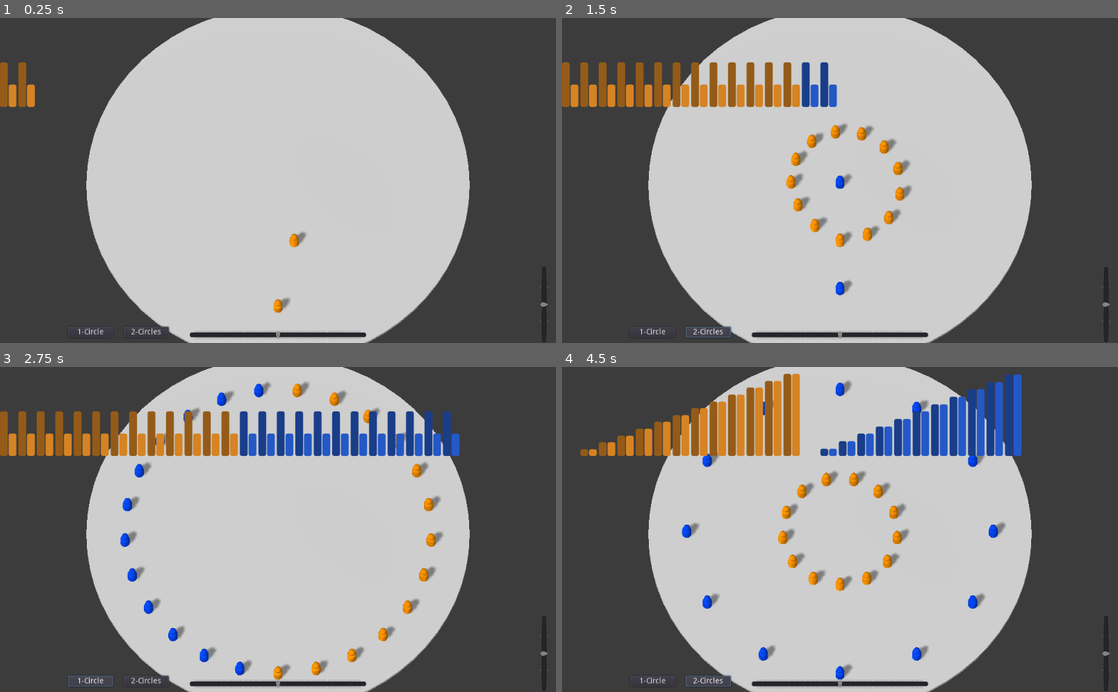
Above: before the commit, frames 1-4 (two rows, left to right).
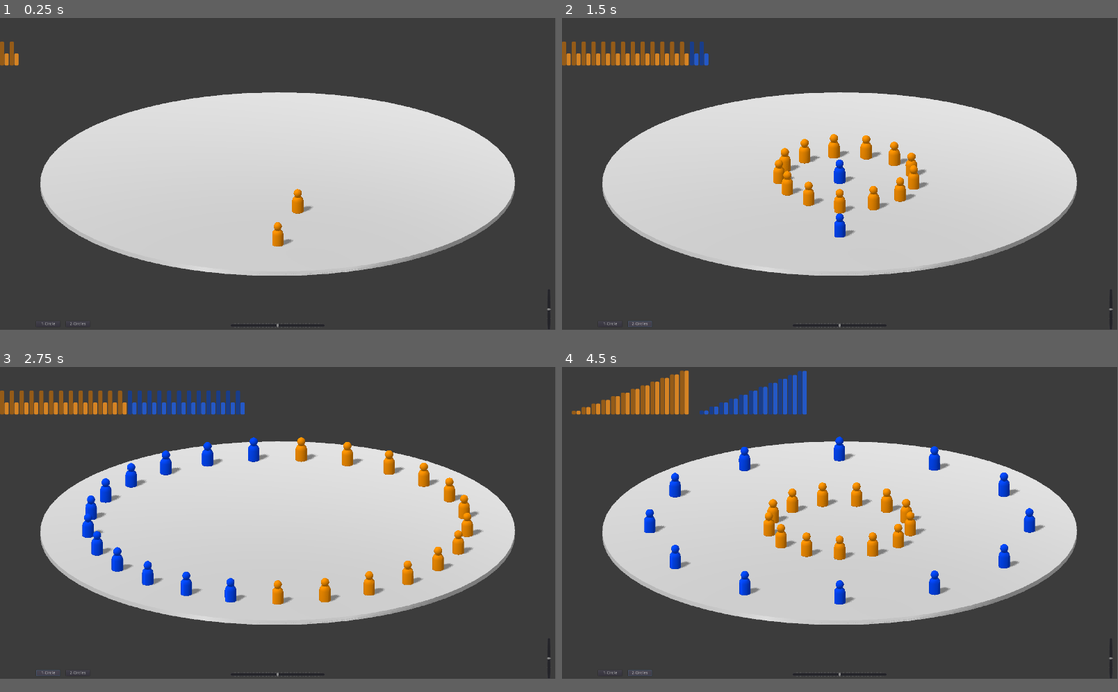
Above: after the commit, the same moments.

Repository: Maaack/Supply-and-Demand-Simulator
Game: Godot game, scene res://Scenes/Main/Main.tscn
The game is run twice, just before and just after one commit, with the same random seed, the same clock (stepped at 60 frames per second) and the same inputs.
Inputs:
- Up to frame 1 (0.25 s): no input
- Up to frame 2 (1.5 s): click "1-Circle" at 0.5 s; click "2-Circles" at 1.25 s
- Up to frame 3 (2.75 s): click "1-Circle" at 2 s
- Up to frame 4 (4.5 s): click "2-Circles" at 2.75 s; click "1-Circle" at 3.5 s; click "2-Circles" at 4.25 s
The window is 800x468 before the commit and 799x449 after it. Grey fills any space a smaller window leaves; there, only what the larger window draws over its background counts as a difference.

The runs differ from the first frame. In frame 1, 29% of the frame differs, in the area x 0-100%, y 0-100%; in frame 2, 35%; in frame 3, 37%; in frame 4, 38%, in the area x 1-100%, y 0-100%.

Commit message:
INIT-04: Adjusts display size and world camera.

Diff:
--- a/Scenes/World3D/World3D.tscn
+++ b/Scenes/World3D/World3D.tscn
@@ -16,11 +16,11 @@
 environment = ExtResource( 1 )
 
 [node name="Camera" type="Camera" parent="."]
-transform = Transform( 1, 0, 0, 0, 0.374607, 0.927184, 0, -0.927184, 0.374607, 0, 45, 17 )
+transform = Transform( 0.999998, 0.00197121, -5.96805e-05, -0.00180223, 0.925723, 0.378199, 0.000800758, -0.378198, 0.925725, 0, 23.3168, 52.6024 )
 projection = 1
 current = true
 fov = 55.0
-size = 85.0
+size = 65.7938
 near = 10.0
 far = 180.0
 
--- a/project.godot
+++ b/project.godot
@@ -54,6 +54,11 @@
 run/main_scene="res://Scenes/Main/Main.tscn"
 config/icon="res://icon.png"
 
+[display]
+
+window/size/width=1920
+window/size/height=1080
+
 [rendering]
 
 quality/driver/driver_name="GLES2"
